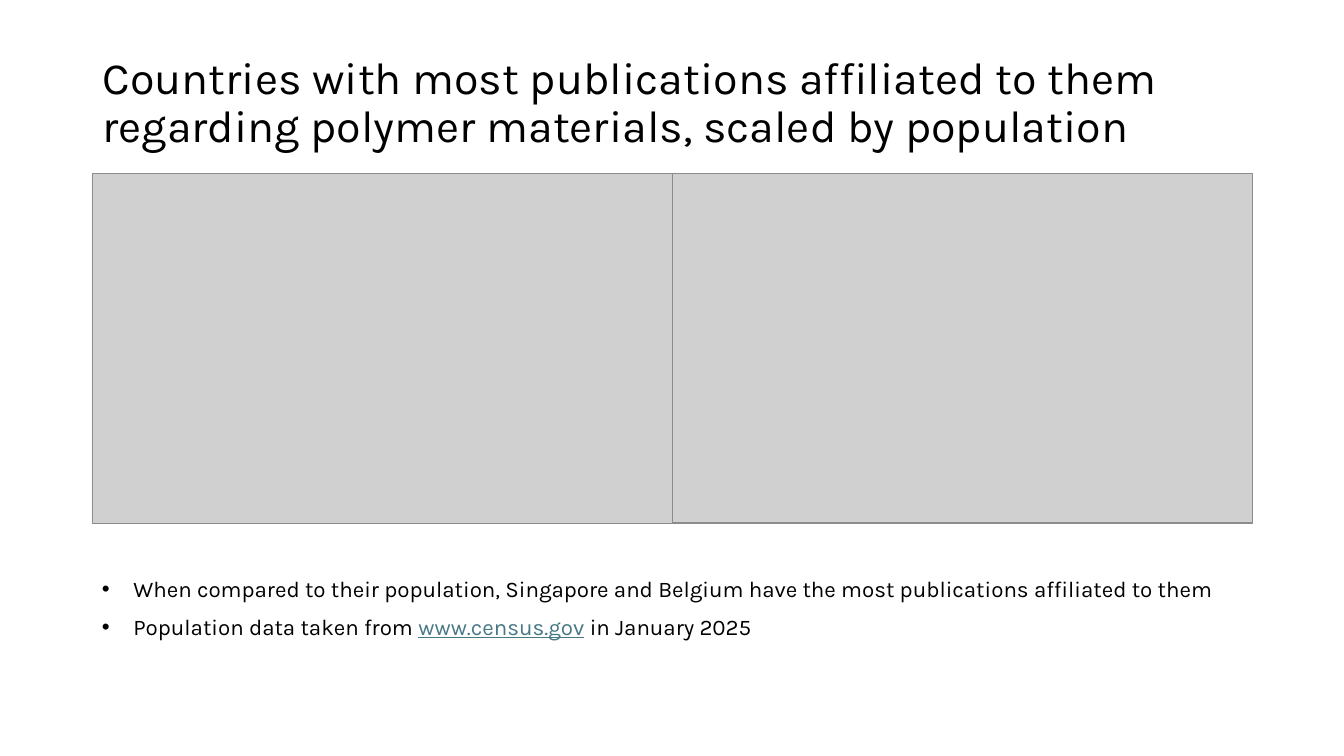
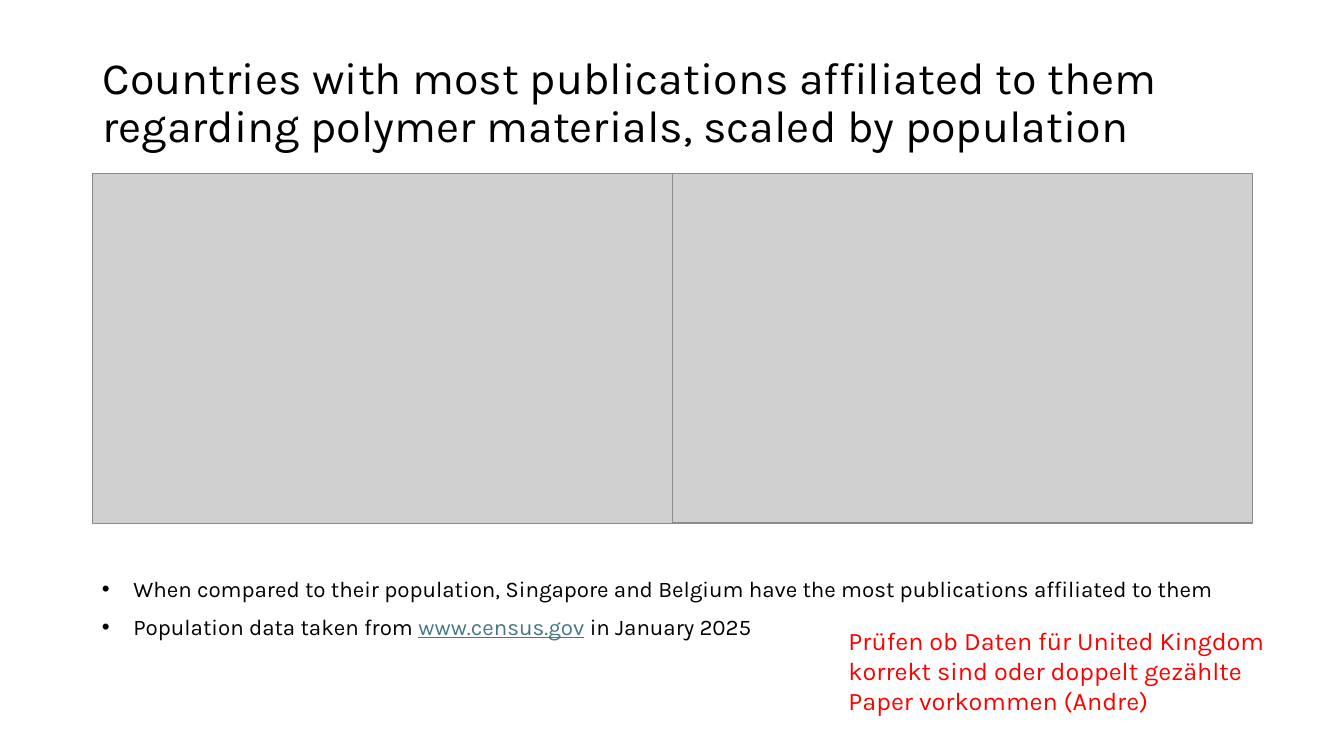
Before and after one commit to GMPuntigam/DataDrivenForesight, a slide deck: slide 8 of presentation/DataDrivenForesight.pptx. Drawn at 1344x756 pixels with LibreOffice and Linux fonts; fonts in the diff are those of the drawing; grey boxes stand for pictures. Boxes give left, top, right and bottom in pixels: in the first picture for what was removed or moved away, otherwise in the second. Text is boxed around its words. In the diff, an @@ line names an element or a change of style, - is before the commit and + after.

```diff
--- a/presentation/DataDrivenForesight.pptx
+++ b/presentation/DataDrivenForesight.pptx
@@ text added at (848,632,1264,716), 18 pt, text #FF0000 @@
+Prüfen ob Daten für United Kingdom korrekt sind oder doppelt gezählte Paper vorkommen (Andre)
```
Also in this commit, not shown: 7 other slides changed, 4 slides added, 3 slides removed.
